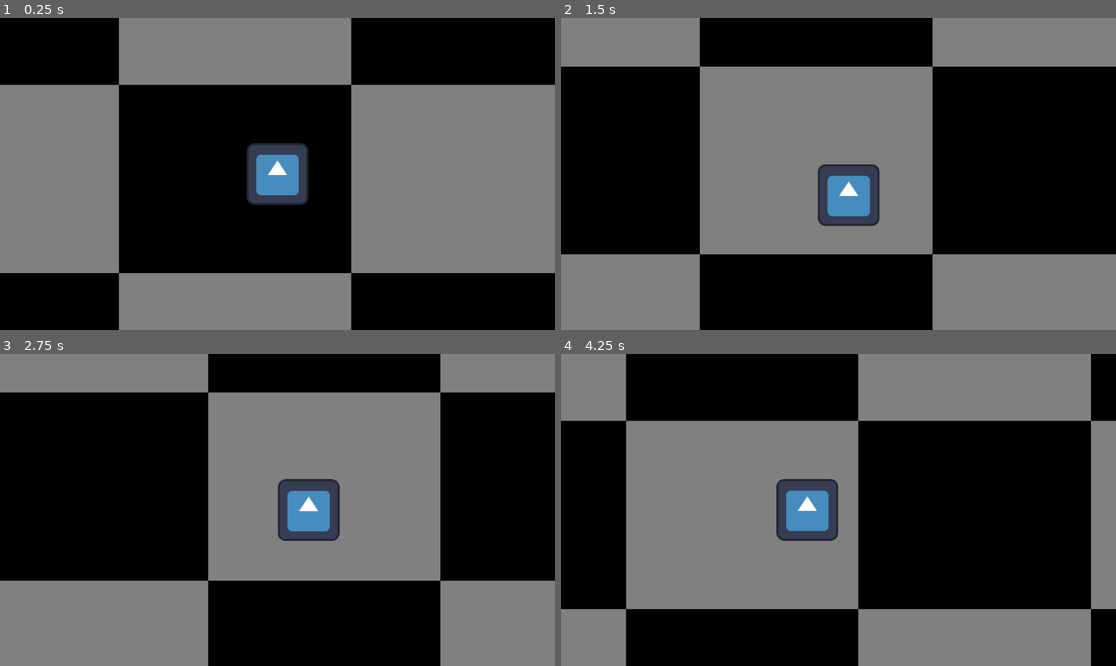
Above: before the commit, frames 1-4 (two rows, left to right).
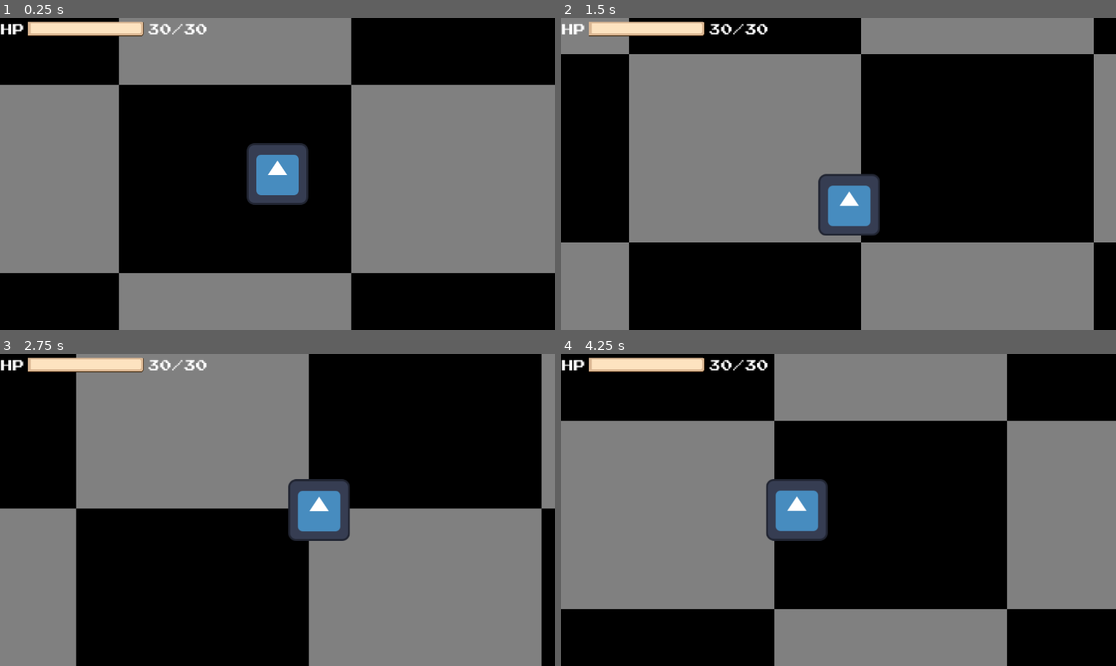
Above: after the commit, the same moments.

Repository: 0megq/PirateJam14
Game: Godot game, scene res://scenes/debugBackground.tscn
Two runs of this game, one before a commit and one after it. Both use one fixed random seed, a clock stepped at 60 frames per second and the inputs below. The engine's default icon, where the game draws it, is replaced by a stand-in: a white triangle on a blue panel in a dark square.
Inputs:
- Up to frame 1 (0.25 s): no input
- Up to frame 2 (1.5 s): tap Enter (ui_accept) at 0.5, 1.35 s; hold D (Right) 0.53-1.28 s; hold Enter (ui_accept) 0.53-1.28 s; hold S (Down) from 1.28 s (still down)
- Up to frame 3 (2.75 s): tap Enter (ui_accept) at 1.52, 1.82 s; release S (Down) at 2.03 s; hold D (Right) from 2.03 s (still down); hold Enter (ui_accept) from 2.03 s (still down)
- Up to frame 4 (4.25 s): release D (Right) at 2.78 s; release Enter (ui_accept) at 2.78 s; hold W (Up) 2.78-3.53 s; tap Enter (ui_accept) at 2.85, 3.02, 3.32 s; hold A (Left) from 3.53 s (still down); hold Enter (ui_accept) from 3.53 s (still down)

The runs differ from the first frame. In frame 1, 1.3% of the frame differs, in the area x 0-38%, y 1-7%; in frame 2, 34%; in frame 3, 51%, in the area x 0-100%, y 0-100%; in frame 4, 42%.

Commit message:
Health Bar
Added health bar scene to be attached to CanvasLayer of main scene.

Added damage to Player and connected it to the health bar.

Diff:
--- a/project/scenes/debugBackground.tscn
+++ b/project/scenes/debugBackground.tscn
@@ -1,7 +1,8 @@
-[gd_scene load_steps=5 format=3 uid="uid://dh5px15tmmdix"]
+[gd_scene load_steps=6 format=3 uid="uid://dh5px15tmmdix"]
 
 [ext_resource type="Shader" path="res://shaders/debugBackground.gdshader" id="1_fp35i"]
 [ext_resource type="PackedScene" uid="uid://k5a4dxqp42g2" path="res://scenes/player.tscn" id="2_6asjj"]
+[ext_resource type="PackedScene" uid="uid://b46yl3xaev06r" path="res://scenes/ui_hpContainer.tscn" id="3_lcwxe"]
 
 [sub_resource type="ShaderMaterial" id="ShaderMaterial_a6a7o"]
 shader = ExtResource("1_fp35i")
@@ -22,3 +23,8 @@
 texture = SubResource("PlaceholderTexture2D_oucpw")
 
 [node name="Player" parent="." instance=ExtResource("2_6asjj")]
+
+[node name="UI" type="CanvasLayer" parent="."]
+
+[node name="ui_hpContainer" parent="UI" node_paths=PackedStringArray("player") instance=ExtResource("3_lcwxe")]
+player = NodePath("../../Player")
--- a/project/scenes/player.tscn
+++ b/project/scenes/player.tscn
@@ -55,7 +55,10 @@
 [node name="AnimatedSprite2D" type="AnimatedSprite2D" parent="."]
 sprite_frames = SubResource("SpriteFrames_t8tky")
 animation = &"Idle"
+frame_progress = 0.197672
 
 [node name="CollisionShape2D" type="CollisionShape2D" parent="."]
 position = Vector2(0, -0.5)
 shape = SubResource("RectangleShape2D_yditj")
+
+[node name="hurtTimer" type="Timer" parent="."]
--- /dev/null
+++ b/project/scenes/ui_hpContainer.tscn
@@ -0,0 +1,37 @@
+[gd_scene load_steps=7 format=3 uid="uid://b46yl3xaev06r"]
+
+[ext_resource type="Script" path="res://scripts/ui_hpContainer.gd" id="1_0k6ee"]
+[ext_resource type="FontFile" uid="uid://g35xuvkjsgxa" path="res://assets/fonts/joystix monospace.otf" id="2_efp5o"]
+[ext_resource type="Texture2D" uid="uid://ciho6d1p1srko" path="res://assets/bread health bar/bread health bar under.png" id="3_obw3u"]
+[ext_resource type="Texture2D" uid="uid://k7yne7a7xp5p" path="res://assets/bread health bar/bread health bar over.png" id="4_pnguv"]
+[ext_resource type="Texture2D" uid="uid://ndcom6gflufx" path="res://assets/bread health bar/bread health bar progress.png" id="5_bob0m"]
+
+[sub_resource type="Theme" id="Theme_ghywp"]
+default_font = ExtResource("2_efp5o")
+
+[node name="hpContainer" type="BoxContainer" node_paths=PackedStringArray("player")]
+offset_right = 225.0
+offset_bottom = 24.0
+scale = Vector2(1.87693, 1.87693)
+script = ExtResource("1_0k6ee")
+player = NodePath("")
+
+[node name="hpLabel" type="Label" parent="."]
+texture_filter = 1
+layout_mode = 2
+theme = SubResource("Theme_ghywp")
+text = "HP"
+
+[node name="healthBar" type="TextureProgressBar" parent="."]
+texture_filter = 1
+layout_mode = 2
+value = 100.0
+texture_under = ExtResource("3_obw3u")
+texture_over = ExtResource("4_pnguv")
+texture_progress = ExtResource("5_bob0m")
+
+[node name="hpValueLabel" type="Label" parent="."]
+texture_filter = 1
+layout_mode = 2
+theme = SubResource("Theme_ghywp")
+text = "100/100"
--- a/project/scripts/player.gd
+++ b/project/scripts/player.gd
@@ -1,15 +1,43 @@
 class_name Player
 extends CharacterBody2D
-#Speed & Acceleration may need to be tweaked based on other gameplay elements.
-const MAX_SPEED: float = 600.0
-const ACCELERATION: float = 100.0
+
+signal healthChanged
+
+@onready var hurtTimer := $hurtTimer
+
+#Speed & Acceleration may need to be tweaked based on other gameplay elements, slime, etc.
+@export var maxSpeed: float = 800.0
+@export var acceleration: float = 200.0
+
+@export var maxHealth: int = 30
+@onready var currentHealth: int = maxHealth
+var isHurt: bool = false
 
 
-func _physics_process(delta: float) -> void:
+func _physics_process(_delta: float) -> void:
 	var direction := Input.get_vector("Left","Right","Up","Down")
-	velocity = velocity.move_toward(direction * MAX_SPEED, ACCELERATION)
+	velocity = velocity.move_toward(direction * maxSpeed, acceleration)
 	#Removes speed-down before speeding back up. Satisfying :D
 	if direction == Vector2(0,0):
 		velocity = Vector2(0,0)
 
 	move_and_slide()
+
+
+func hurtByEnemy(dmg):
+	currentHealth -= dmg
+	if currentHealth < 0: #PLACEHOLDER!!!! Remove once death mechanic is finished.
+		currentHealth = maxHealth
+
+	isHurt = true
+	healthChanged.emit()
+
+	hurtTimer.start()
+	await hurtTimer.timeout
+	isHurt = false
+
+
+#uncomment to test damage by pressing spacebar.
+#func _input(event: InputEvent) -> void:
+	#if event.is_action_pressed("ui_accept"):
+		#hurtByEnemy(3)
--- /dev/null
+++ b/project/scripts/ui_hpContainer.gd
@@ -0,0 +1,22 @@
+extends BoxContainer
+
+@export var player: Player
+@onready var healthBar := $healthBar
+@onready var hpValueLabel := $hpValueLabel
+
+func _ready():
+	#Health
+	player.healthChanged.connect(update)
+	update()
+
+	#Jam
+
+
+func update():
+	#Health
+	healthBar.value = player.currentHealth * 100 / player.maxHealth
+	hpValueLabel.text = str(player.currentHealth) + "/" + str(player.maxHealth)
+
+
+func _on_player_health_changed() -> void:
+	update()
Binary file added: project/assets/bread health bar/bread health bar over.png
Not shown, added: project/assets/bread health bar/bread health bar over.png.import
Binary file added: project/assets/bread health bar/bread health bar progress.png
Not shown, added: project/assets/bread health bar/bread health bar progress.png.import
Binary file added: project/assets/bread health bar/bread health bar spritesheet.png
Not shown, added: project/assets/bread health bar/bread health bar spritesheet.png.import
Binary file added: project/assets/bread health bar/bread health bar under.png
Not shown, added: project/assets/bread health bar/bread health bar under.png.import
Binary file added: project/assets/bread health bar/bread health bar1.png
Not shown, added: project/assets/bread health bar/bread health bar1.png.import
Binary file added: project/assets/bread health bar/bread health bar2.png
Not shown, added: project/assets/bread health bar/bread health bar2.png.import
(and 8 more such lines)
